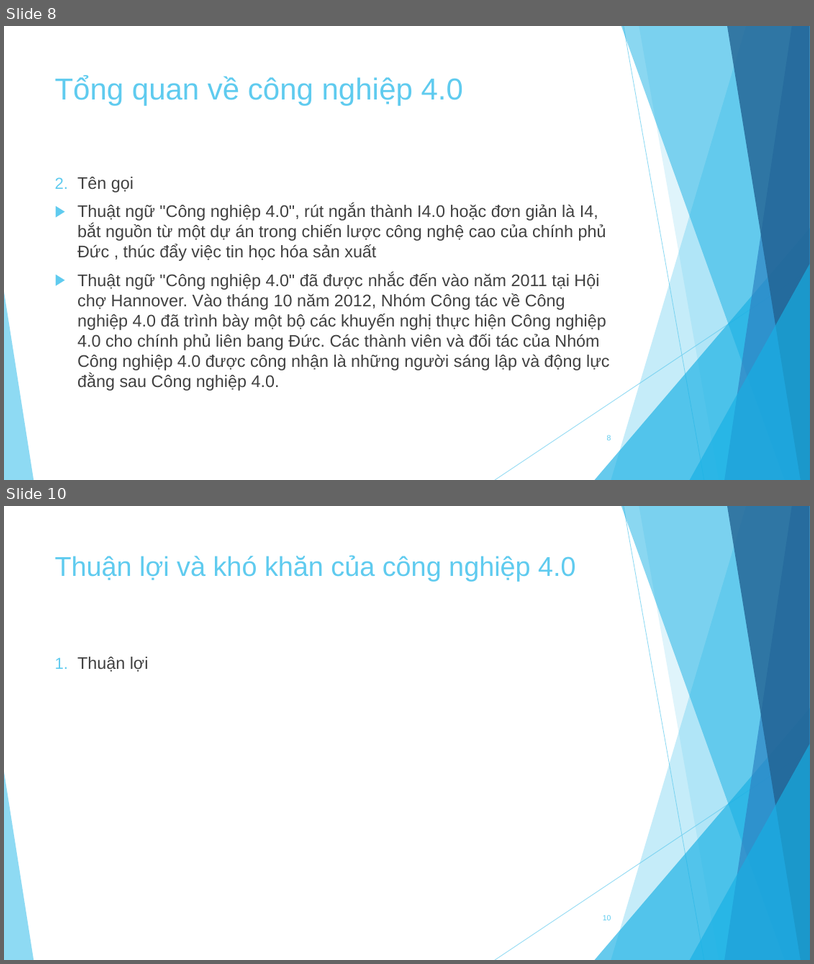
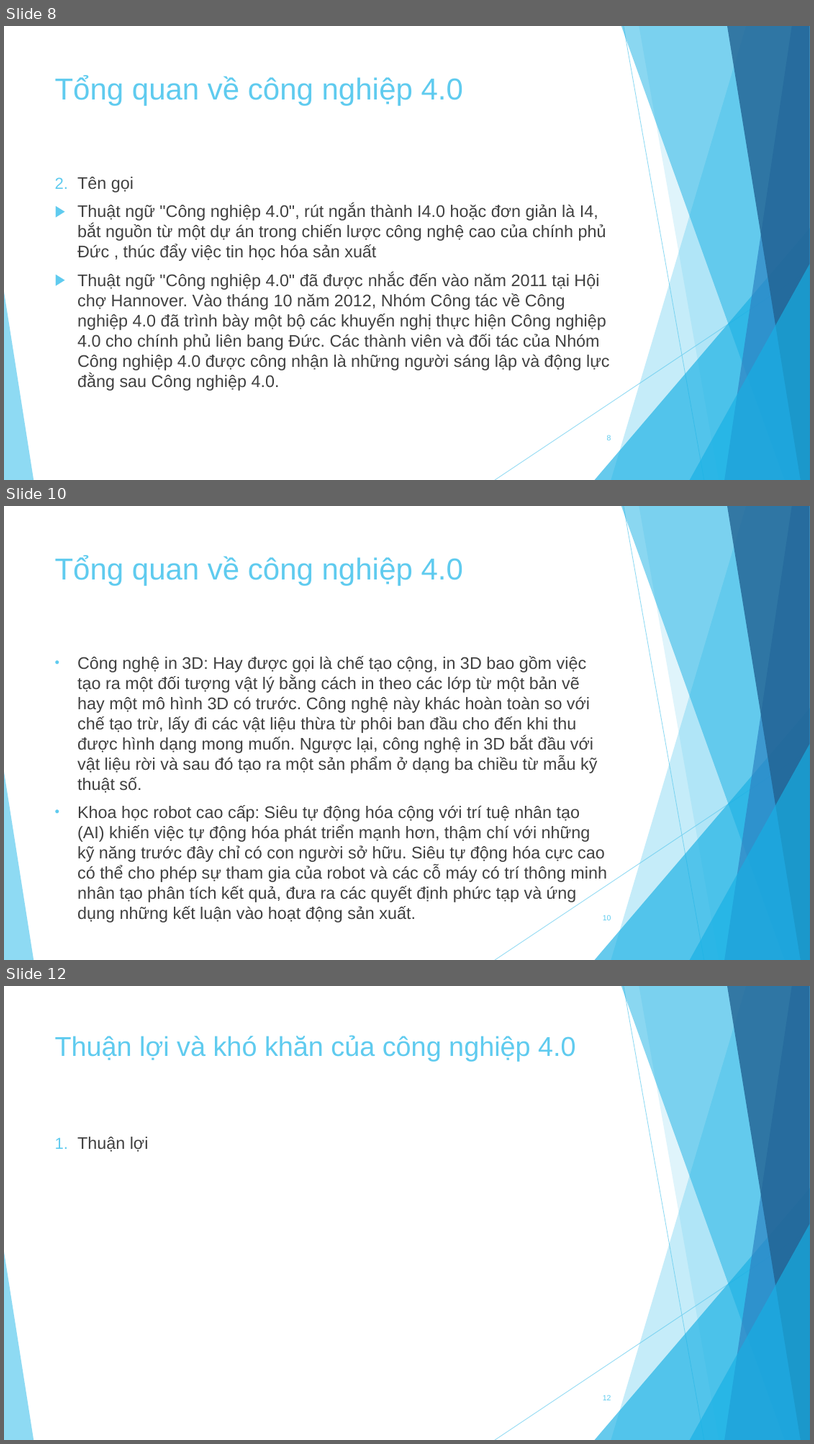
Before and after one commit to knst18ck2/KNST, a slide deck: Báo cáo.pptx. Shown one above the other, each under a label of ours: slides 8 and 10 before the commit, slides 8, 10 and 12 after it; the slides between them are not shown. The pictures are 814x964 and 814x1444 pixels, drawn with LibreOffice and Linux fonts; fonts in the diff are those of the drawing. Boxes give left, top, right and bottom in pixels: in the first picture for what was removed or moved away, otherwise in the second. Text is boxed around its words. In the diff, an @@ line names an element or a change of style, - is before the commit and + after.

```diff
--- a/Báo cáo.pptx
+++ b/Báo cáo.pptx
@@ slide 10 added at (x1=4, y1=506, x2=810, y2=960), background #FFFFFF; not listed: 10 template elements that a slide beside it also shows @@
@@ title added at (x1=55, y1=555, x2=463, y2=585), 36 pt, text #5FCBEF @@
+Tổng quan về công nghiệp 4.0
@@ text added at (x1=77, y1=656, x2=607, y2=902), 20 pt, text #404040 @@
+• Công nghệ in 3D: Hay được gọi là chế tạo cộng, in 3D bao gồm việc tạo ra một đối tượng vật lý bằng cách in theo các lớp từ một bản vẽ hay một mô hình 3D có trước. Công nghệ này khác hoàn toàn so với chế tạo trừ, lấy đi các vật liệu thừa từ phôi ban đầu cho đến khi thu được hình dạng mong muốn. Ngược lại, công nghệ in 3D bắt đầu với vật liệu rời và sau đó tạo ra một sản phẩm ở dạng ba chiều từ mẫu kỹ thuật số.
+• Khoa học robot cao cấp: Siêu tự động hóa cộng với trí tuệ nhân tạo (AI) khiến việc tự động hóa phát triển mạnh hơn, thậm chí với những kỹ năng trước đây chỉ có con người sở hữu. Siêu tự động hóa cực cao có thể cho phép sự tham gia của robot và các cỗ máy có trí thông minh nhân tạo phân tích kết quả, đưa ra các quyết định phức tạp và ứng dụng những kết luận vào hoạt động sản xuất.
@@ page number added at (x1=603, y1=914, x2=612, y2=920), 9 pt, text #5FCBEF @@
+10
@@ what was slide 10 is now slide 12 @@
@@ page number at (x1=603, y1=1394, x2=612, y2=1400): text changed @@
-10
+12
```
Also in this commit, not shown: 1 other slide added.
